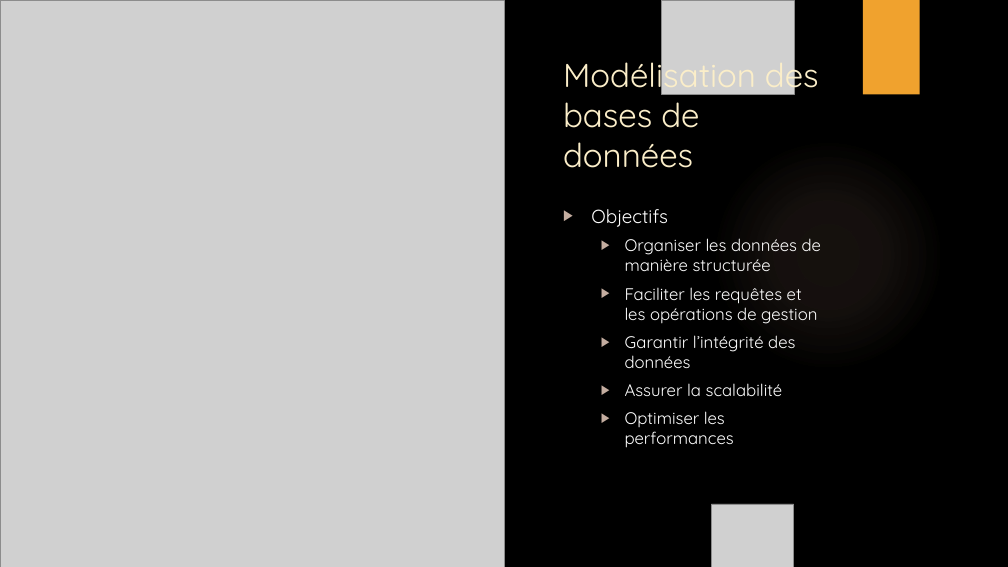
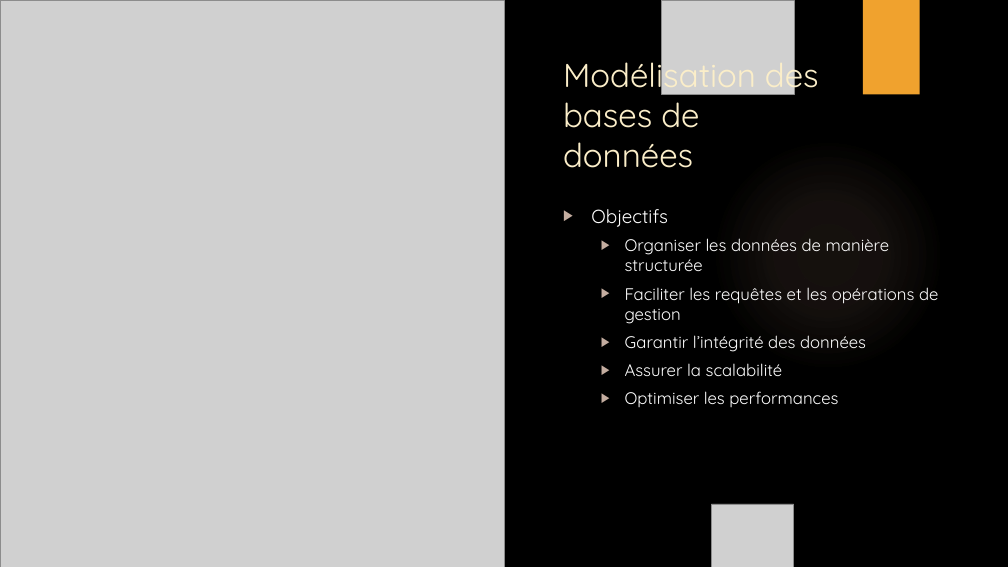
Before and after one commit to mroignant598/D08b_R-daction_Cahier_Des_Charges_, a slide deck: slide 10 of D08b_PPT_Projet.pptx. Drawn at 1008x567 pixels with LibreOffice and Linux fonts; fonts in the diff are those of the drawing; grey boxes stand for pictures; background and template pictures are left out. Boxes give left, top, right and bottom in pixels: in the first picture for what was removed or moved away, otherwise in the second. Text is boxed around its words. In the diff, an @@ line names an element or a change of style, - is before the commit and + after.

Commit message:
update ppt

```diff
--- a/D08b_PPT_Projet.pptx
+++ b/D08b_PPT_Projet.pptx
@@ text "Objectifs" rewrapped from box(591, 209, 821, 448) to box(591, 209, 938, 407) @@
```
